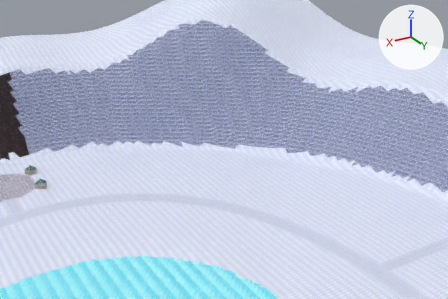
Before and after pictures for a commit that changed the glTF model public/tracks/snow_region/visual.glb.
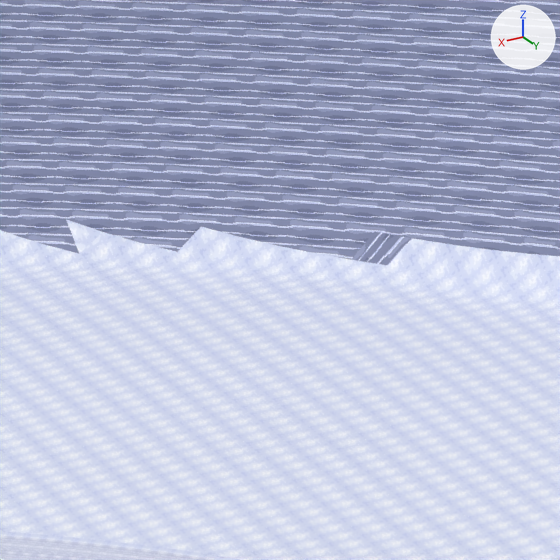
Each version appears first from a 50 mm camera at (92.4, 276.9, 268.2) aimed at (-203.2, -215.6, 21.9), and next in a close-up on the part from 38% to 59% of the width and 35% to 66% of the height. Arrows for +X, +Y and +Z are at upper right; the lights stay in place. The first two pictures are the older version. The close-ups show mesh edges as thin lines.

Objects in the first close-up: 'Basin', 'Road 05 road'.
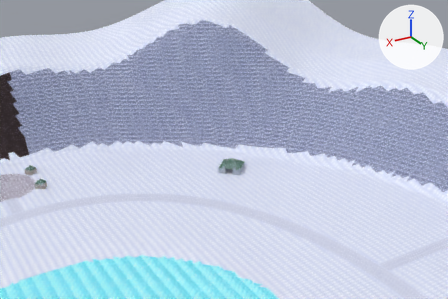
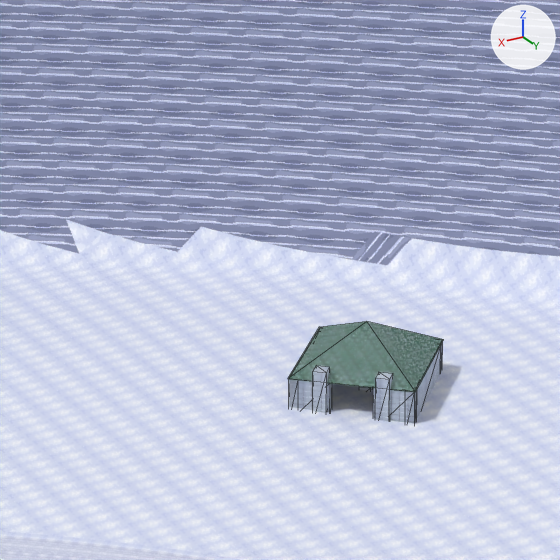
What differs and where, as boxes [x1, y1, x2, y2] in the close-ups (560 x 560 px):
'Hut Roof', added (cyan)
    after: [288, 321, 444, 392]
'Hut Wall 1', added (blue)
    after: [405, 346, 443, 423]
'Hut Doorpost 1', added
    after: [375, 372, 393, 421]
'Hut Wall 4', added
    after: [289, 379, 332, 412]
'Hut Doorpost -1', added
    after: [313, 365, 330, 413]
'Hut Wall 3', added
    after: [373, 388, 417, 424]
'Hut Wall 2', added
    after: [289, 379, 298, 408]
'Hut Plinth', added (mostly hidden)
    after: [359, 386, 372, 391]
'Hut Wall 0', added
    after: [440, 342, 443, 369]

Edits to the bpy script that builds the scene:
```text
Add me_hut_plinth:
    me_hut_plinth.from_pydata(...)  # 8 vertices, 12 faces; spans x -207.89..-205.06, y -207.89..-205.06, z 1.0..3.2
    me_hut_plinth.materials.append(mat_kp_frost_stone)
Add me_hut_doorpost_1:
    me_hut_doorpost_1.from_pydata(...)  # 8 vertices, 12 faces; spans x -204.92..-201.53, y -197.28..-193.89, z 0.0..10.0
    me_hut_doorpost_1.materials.append(mat_kp_frost_stone)
Add me_hut_doorpost__1:
    me_hut_doorpost__1.from_pydata(...)  # 8 vertices, 12 faces; spans x -197.28..-193.89, y -204.92..-201.53, z 0.0..10.0
    me_hut_doorpost__1.materials.append(mat_kp_frost_stone)
Add me_hut_roof:
    me_hut_roof.from_pydata(...)  # 5 vertices, 6 faces; spans x -222.0..-191.0, y -222.0..-191.0, z 8.0..15.0
    me_hut_roof.materials.append(mat_kp_snowy_pine__wall)
Add me_hut_wall_4:
    me_hut_wall_4.from_pydata(...)  # 8 vertices, 12 faces; spans x -197.35..-191.2, y -207.61..-201.45, z 0.0..8.0
    me_hut_wall_4.materials.append(mat_kp_frost_stone)
Add me_hut_wall_3:
    me_hut_wall_3.from_pydata(...)  # 8 vertices, 12 faces; spans x -207.61..-201.45, y -197.35..-191.2, z 0.0..8.0
    me_hut_wall_3.materials.append(mat_kp_frost_stone)
Add me_hut_wall_2:
    me_hut_wall_2.from_pydata(...)  # 8 vertices, 12 faces; spans x -207.6..-191.2, y -221.7..-205.3, z 0.0..8.0
    me_hut_wall_2.materials.append(mat_kp_frost_stone)
Add me_hut_wall_1:
    me_hut_wall_1.from_pydata(...)  # 8 vertices, 12 faces; spans x -221.7..-205.3, y -207.6..-191.2, z 0.0..8.0
    me_hut_wall_1.materials.append(mat_kp_frost_stone)
Add me_hut_wall_0:
    me_hut_wall_0.from_pydata(...)  # 8 vertices, 12 faces; spans x -221.7..-205.3, y -221.7..-205.3, z 0.0..8.0
    me_hut_wall_0.materials.append(mat_kp_frost_stone)
Add ob_hut_plinth:
    ob_hut_plinth = bpy.data.objects.new('Hut Plinth', me_hut_plinth)
    ob_hut_plinth.location = (0.0, 0.0, 0.0)
Add ob_hut_doorpost_1:
    ob_hut_doorpost_1 = bpy.data.objects.new('Hut Doorpost 1', me_hut_doorpost_1)
    ob_hut_doorpost_1.location = (0.0, 0.0, 0.0)
Add ob_hut_doorpost__1:
    ob_hut_doorpost__1 = bpy.data.objects.new('Hut Doorpost -1', me_hut_doorpost__1)
    ob_hut_doorpost__1.location = (0.0, 0.0, 0.0)
Add ob_hut_roof:
    ob_hut_roof = bpy.data.objects.new('Hut Roof', me_hut_roof)
    ob_hut_roof.location = (0.0, 0.0, 0.0)
Add ob_hut_wall_4:
    ob_hut_wall_4 = bpy.data.objects.new('Hut Wall 4', me_hut_wall_4)
    ob_hut_wall_4.location = (0.0, 0.0, 0.0)
Add ob_hut_wall_3:
    ob_hut_wall_3 = bpy.data.objects.new('Hut Wall 3', me_hut_wall_3)
    ob_hut_wall_3.location = (0.0, 0.0, 0.0)
Add ob_hut_wall_2:
    ob_hut_wall_2 = bpy.data.objects.new('Hut Wall 2', me_hut_wall_2)
    ob_hut_wall_2.location = (0.0, 0.0, 0.0)
Add ob_hut_wall_1:
    ob_hut_wall_1 = bpy.data.objects.new('Hut Wall 1', me_hut_wall_1)
    ob_hut_wall_1.location = (0.0, 0.0, 0.0)
Add ob_hut_wall_0:
    ob_hut_wall_0 = bpy.data.objects.new('Hut Wall 0', me_hut_wall_0)
    ob_hut_wall_0.location = (0.0, 0.0, 0.0)
```
